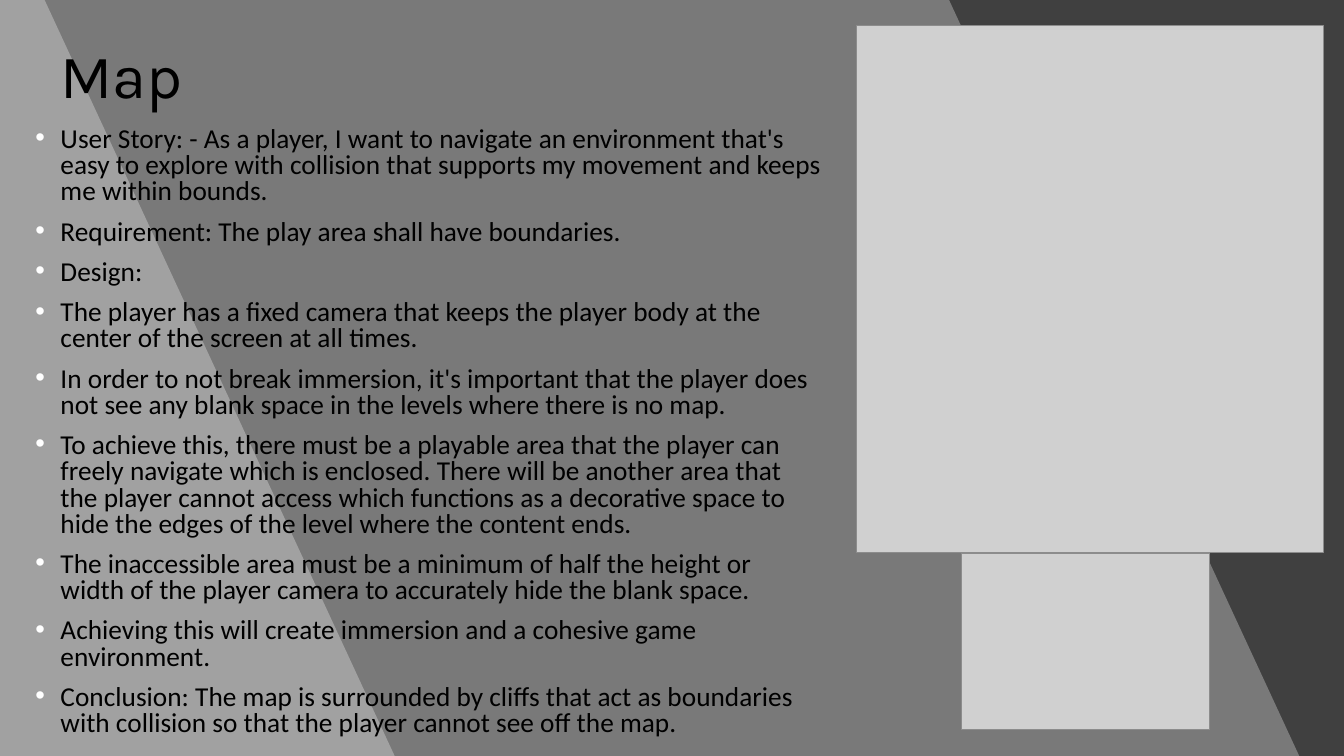
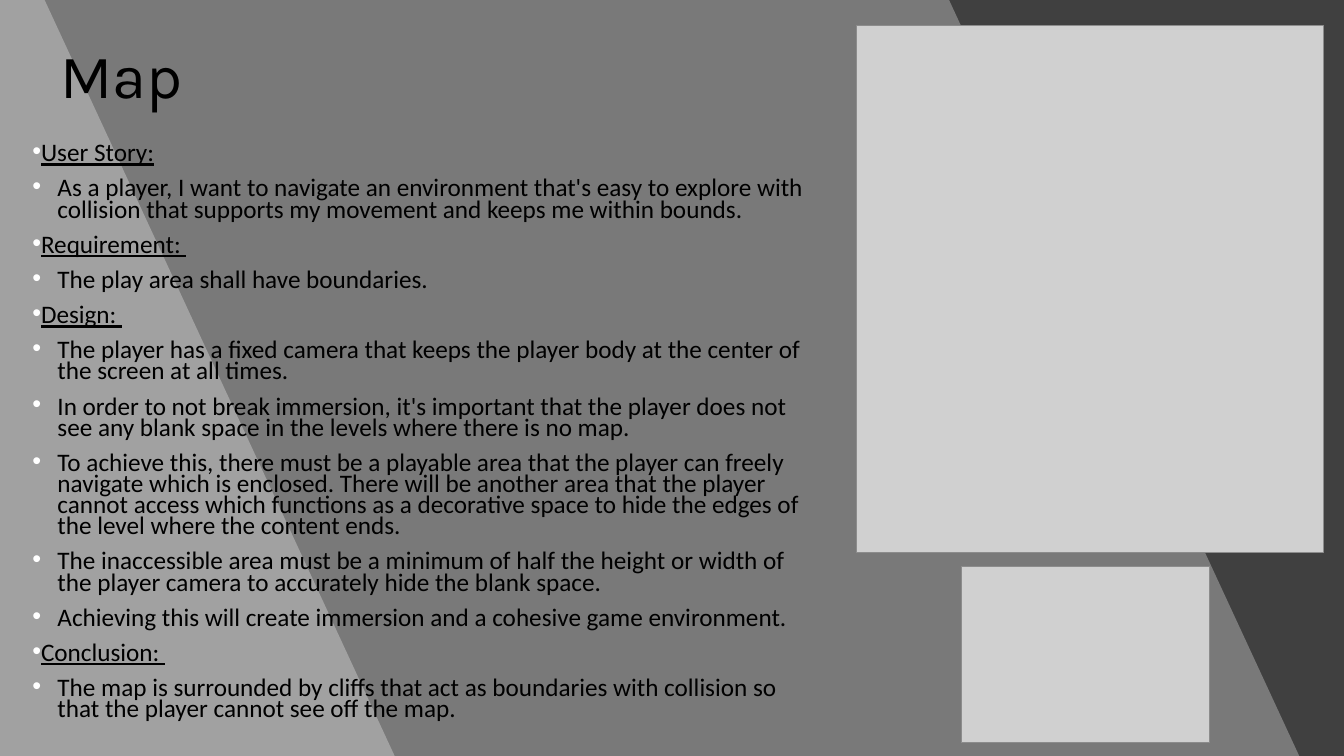
Before and after one commit to WSU-cshimizu/ceg4110-group-project-no-grads, a slide deck: slide 8 of presentation materials/matthews-journey-presentation.pptx. Drawn at 1344x756 pixels with LibreOffice and Linux fonts; fonts in the diff are those of the drawing; grey boxes stand for pictures. Boxes give left, top, right and bottom in pixels: in the first picture for what was removed or moved away, otherwise in the second. Text is boxed around its words. In the diff, an @@ line names an element or a change of style, - is before the commit and + after.

Commit message:
reupdated formatting

```diff
--- a/presentation materials/matthews-journey-presentation.pptx
+++ b/presentation materials/matthews-journey-presentation.pptx
@@ text "User Story:": place and size @@
-text "User Story:" at (60, 129, 821, 737)
+text "User Story:" at (41, 145, 802, 721)
@@ text at (41, 145, 802, 292): text changed; size 19.5 to 18 pt @@
-• User Story: - As a player, I want to navigate an environment that's easy to explore with collision that supports my movement and keeps me within bounds.
-• Requirement: The play area shall have boundaries.
+• User Story:
+• As a player, I want to navigate an environment that's easy to explore with collision that supports my movement and keeps me within bounds.
+• Requirement:
+• The play area shall have boundaries.
@@ text at (41, 305, 800, 631): size 19.5 to 18 pt in "Design:", "The player has a fixed camera that ...", "In order to not break immersion, it's ...", "To achieve this, there must be a ..." and 2 more places; underline on in "Design:"; line spacing 0.8 to 0.7 @@
@@ picture: place and size @@
-picture at (962, 554, 1210, 730)
+picture at (962, 567, 1210, 743)
@@ text at (41, 643, 776, 721): text changed; size 19.5 to 18 pt @@
-• Conclusion: The map is surrounded by cliffs that act as boundaries with collision so that the player cannot see off the map.
+• Conclusion:
+• The map is surrounded by cliffs that act as boundaries with collision so that the player cannot see off the map.
```
